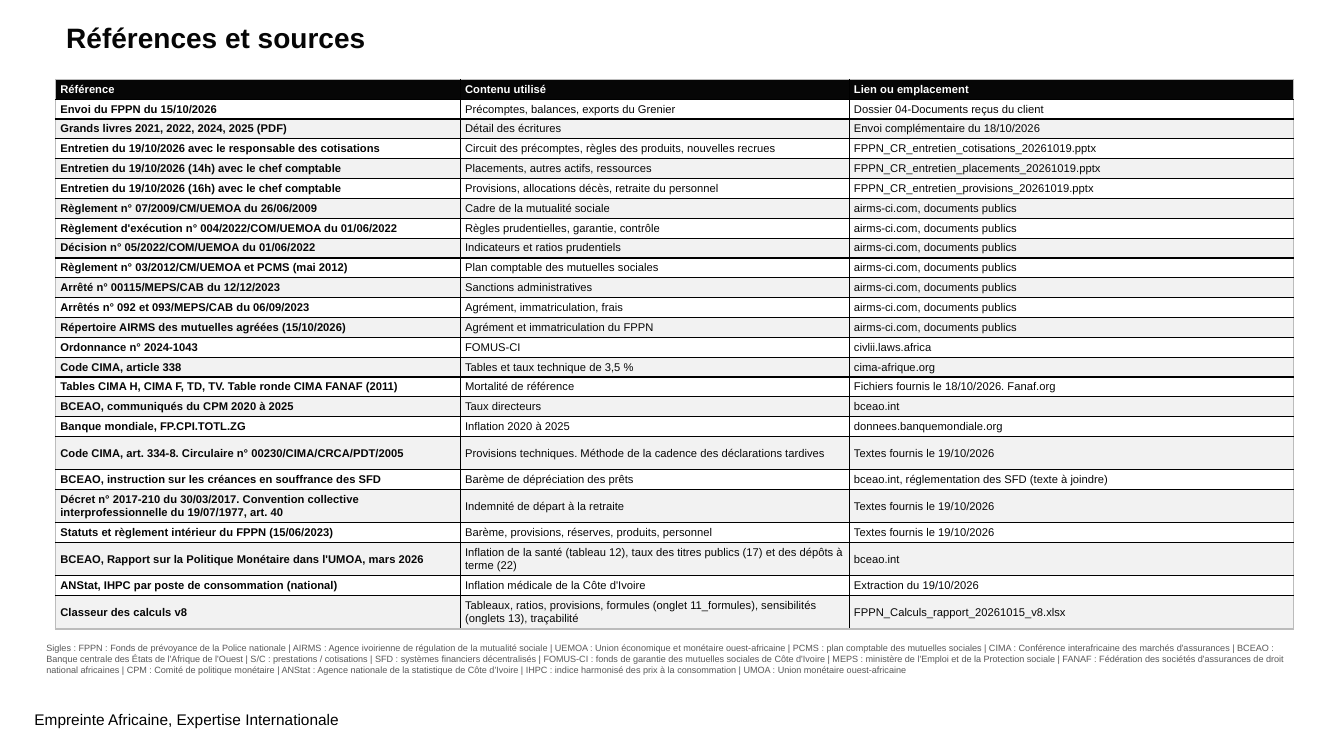
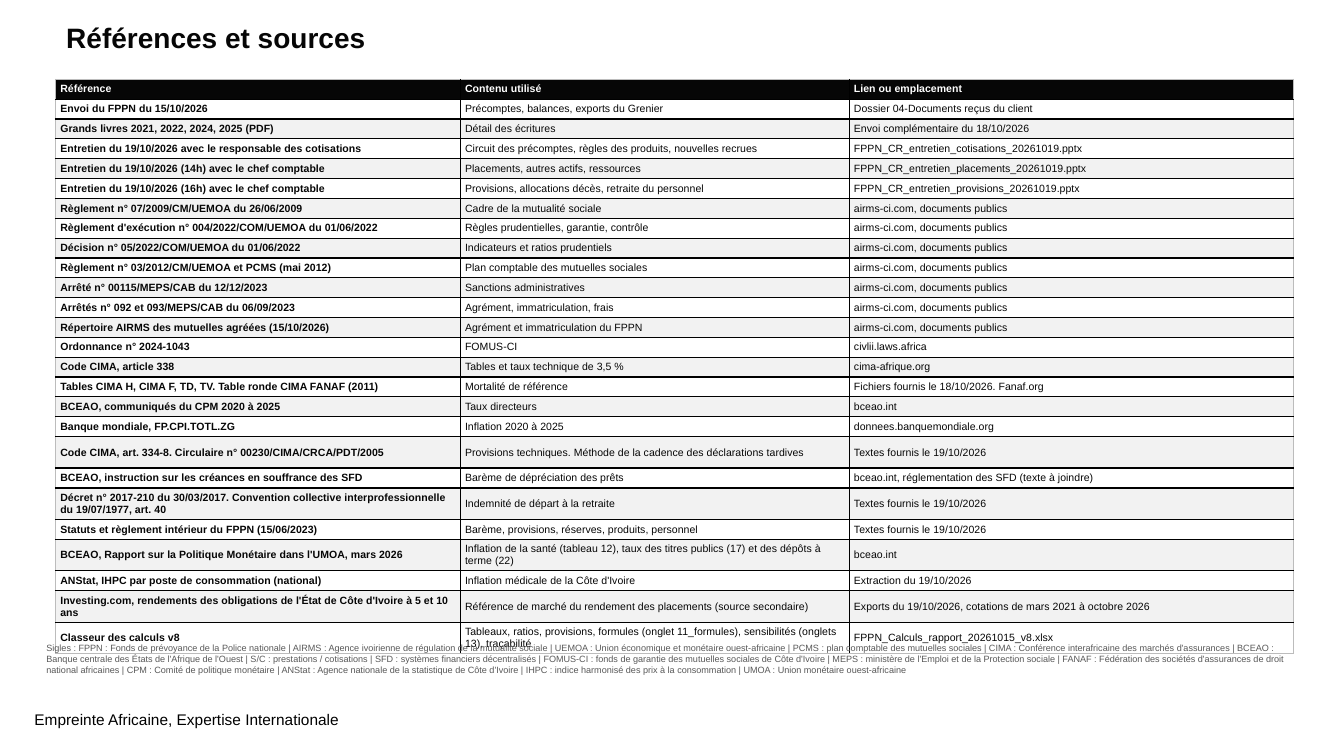
Before and after one commit to siakoel-art/FPPN, a slide deck: slide 203 of rapport/FPPN_Rapport_actuariel_statistique_20261015_v8.pptx. Drawn at 1344x756 pixels with LibreOffice and Linux fonts; fonts in the diff are those of the drawing; background and template pictures are left out. Boxes give left, top, right and bottom in pixels: in the first picture for what was removed or moved away, otherwise in the second. Text is boxed around its words. In the diff, an @@ line names an element or a change of style, - is before the commit and + after.

```diff
--- a/rapport/FPPN_Rapport_actuariel_statistique_20261015_v8.pptx
+++ b/rapport/FPPN_Rapport_actuariel_statistique_20261015_v8.pptx
@@ table at [55, 80, 1295, 654] @@
+row 25: Investing.com, rendements des obligations de l'État de Côte d'Ivoire à 5 et 10 ans | Référence de marché du rendement des placements (source secondaire) | Exports du 19/10/2026, cotations de mars 2021 à octobre 2026
```
Also in this commit, not shown: 3 other slides changed, 7 other files.
